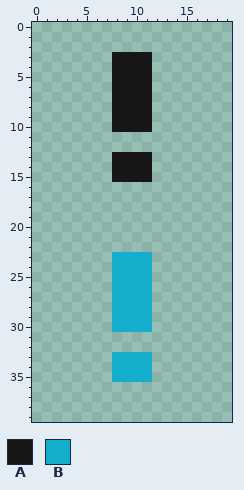
A pixel-art sprite gets an edit: images/Forum/report.png. Above: the version before the commit.
The file is 20x40 pixels.
Palette (. is transparent): A #171717  B #14aecc
Once edited:
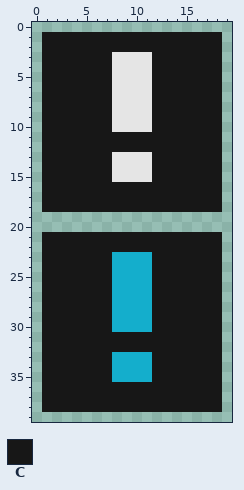
Colours new in this view: C #171717
The edit:
Colour A changes from #171717 to #e5e5e5.
Colour C now appears in rows 1 to 2 at x 1 to 18; in rows 3 to 10 at x 1 to 7 and 12 to 18; in rows 11 to 12 at x 1 to 18; in rows 13 to 15 at x 1 to 7 and 12 to 18; in rows 16 to 18 at x 1 to 18; in rows 21 to 22 at x 1 to 18.
Colour C now appears in rows 23 to 30 at x 1 to 7 and 12 to 18; in rows 31 to 32 at x 1 to 18; in rows 33 to 35 at x 1 to 7 and 12 to 18; in rows 36 to 38 at x 1 to 18.
Where, in picture pixels (left, top, right, bottom), the same in both pictures:
changed: (42, 32, 222, 412)
